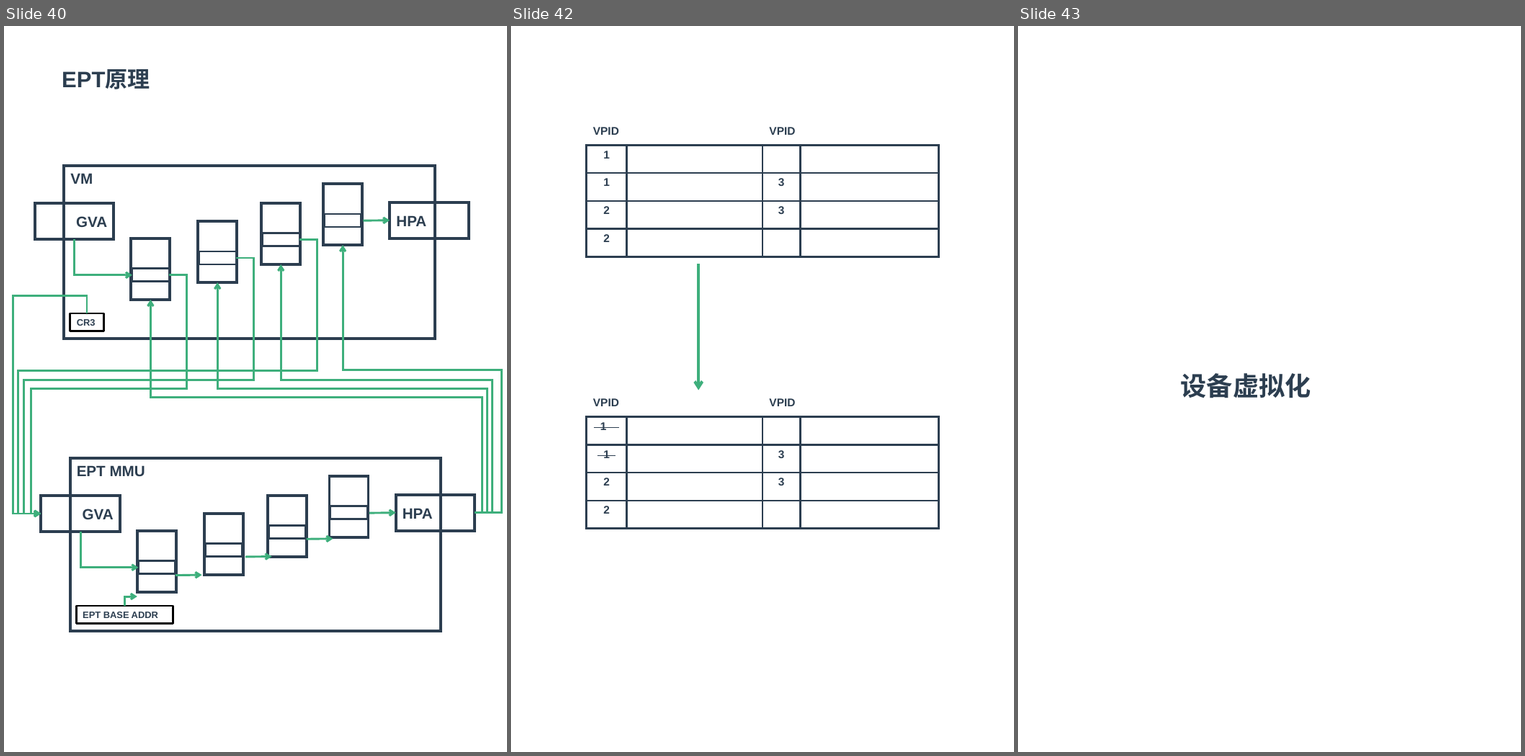
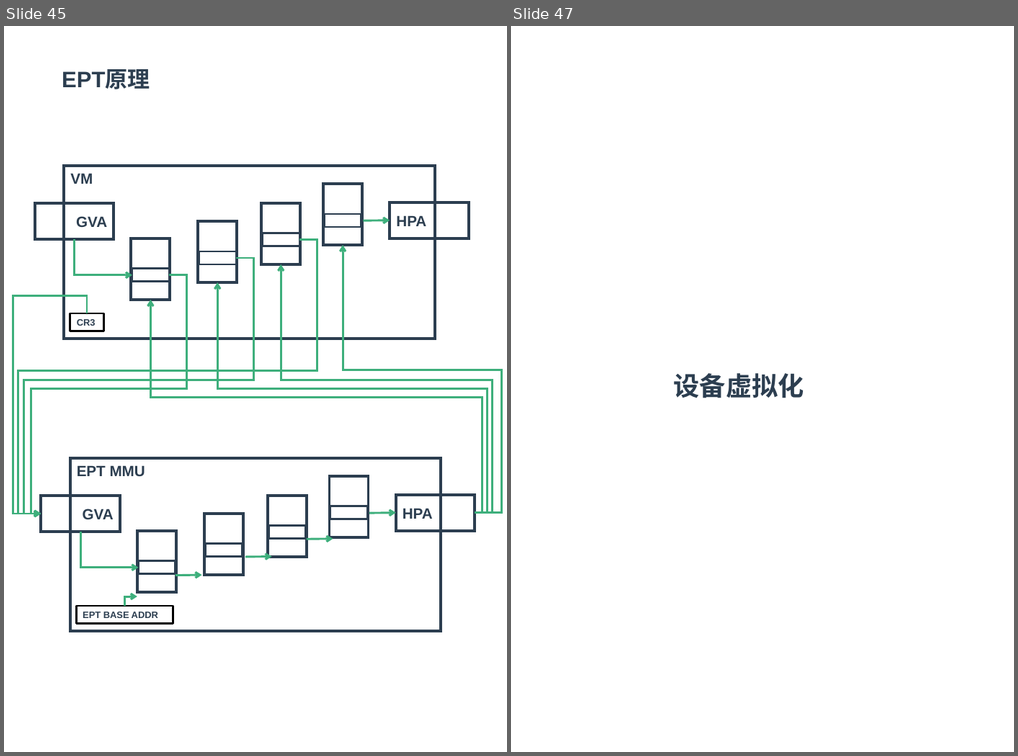
Before and after one commit to zaiqiang-dong/zaiqiang, a slide deck: picture/ppt/vitrualization/vitrualization.pptx. Shown side by side, each under a label of ours: slides 40, 42 and 43 before the commit, slides 45 and 47 after it; the slides between them are not shown. The pictures are 1525x756 and 1018x756 pixels, drawn with LibreOffice and Linux fonts; fonts in the diff are those of the drawing. Boxes give left, top, right and bottom in pixels: in the first picture for what was removed or moved away, otherwise in the second. Text is boxed around its words. In the diff, an @@ line names an element or a change of style, - is before the commit and + after.

```diff
--- a/picture/ppt/vitrualization/vitrualization.pptx
+++ b/picture/ppt/vitrualization/vitrualization.pptx
@@ slide 42 removed at (511,26,1014,752), background #FFFFFF @@
@@ text removed at (593,127,619,135) @@
-VPID
@@ text removed at (769,127,795,135) @@
-VPID
@@ table removed at (586,146,938,257), 4 rows, 4 columns @@
-1 |  |  | 
-1 |  | 3 | 
-2 |  | 3 | 
-2 |  |  | 
@@ arrow removed from (699, 263) to (699, 390) @@
@@ text removed at (593,398,619,406) @@
-VPID
@@ text removed at (769,398,795,406) @@
-VPID
@@ table removed at (586,417,938,529), 4 rows, 4 columns @@
-1 |  |  | 
-1 |  | 3 | 
-2 |  | 3 | 
-2 |  |  | 
@@ what was slide 40 is now slide 45 @@
@@ what was slide 43 is now slide 47 @@
```
Also in this commit, not shown: 2 slides changed, 10 slides added, 2 other slides removed, 11 other files.
